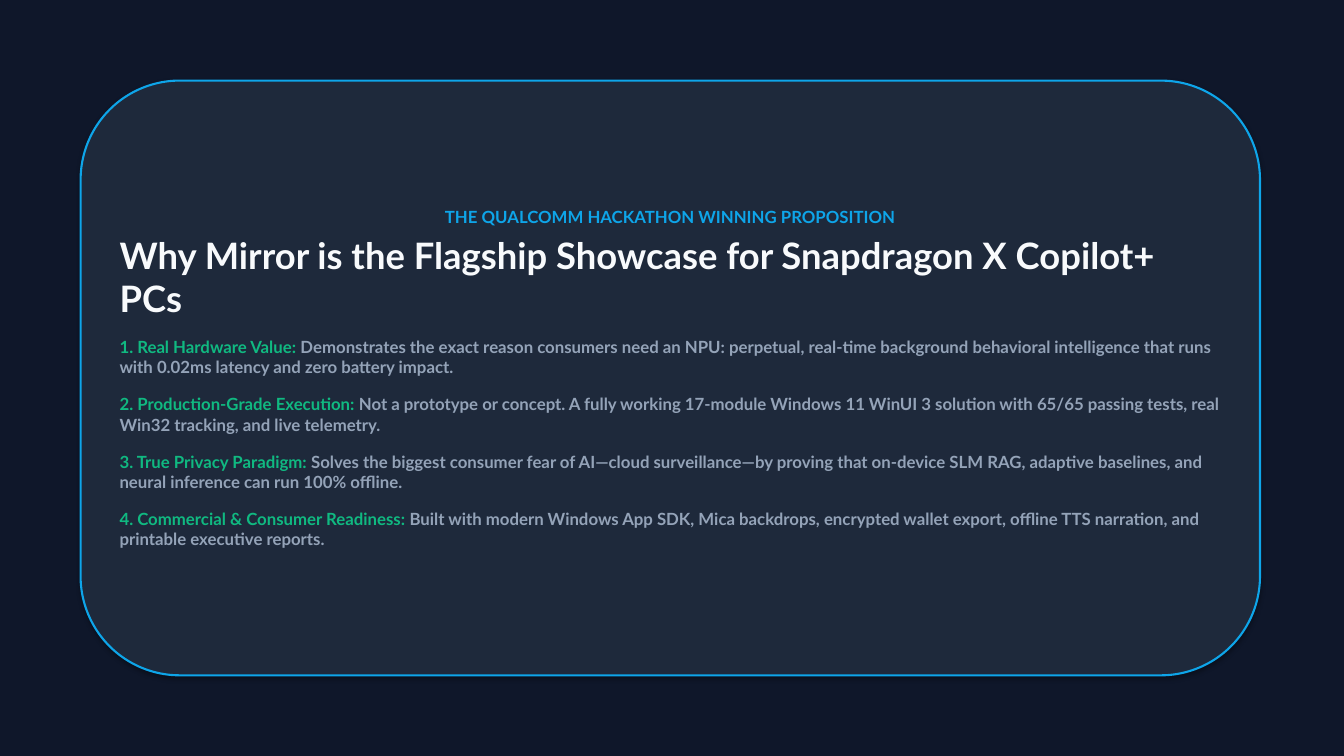
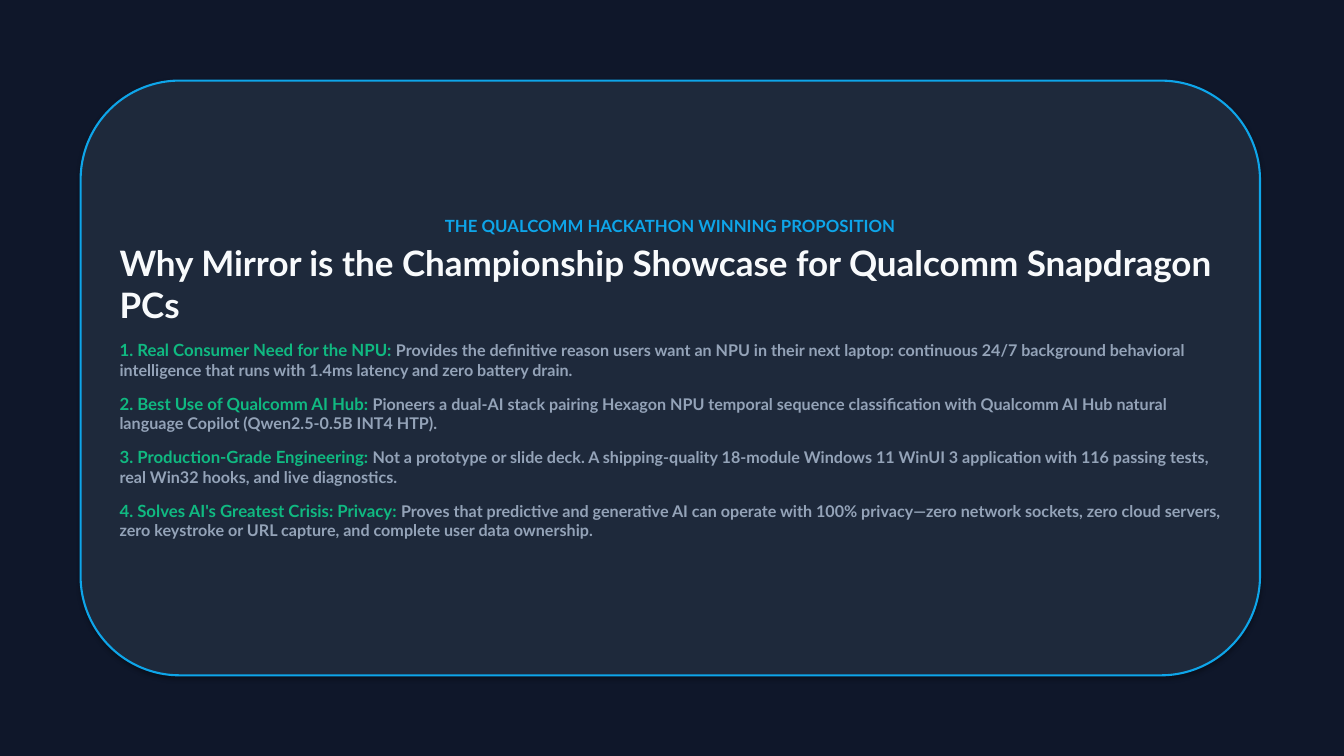
Before and after one commit to Rp-13-byt/MIRROR, a slide deck: slide 11 of submission/Mirror_Pitch_Deck.pptx (slide 10 before the commit). Drawn at 1344x756 pixels with LibreOffice and Linux fonts; fonts in the diff are those of the drawing. Boxes give left, top, right and bottom in pixels: in the first picture for what was removed or moved away, otherwise in the second. Text is boxed around its words. In the diff, an @@ line names an element or a change of style, - is before the commit and + after.

Commit message:
docs(submission): update pitch deck (pptx, pdf) and project description (docx, pdf) with Dual-AI Copilot and NPU benchmarks

```diff
--- a/submission/Mirror_Pitch_Deck.pptx
+++ b/submission/Mirror_Pitch_Deck.pptx
@@ text in rounded rectangle at box(120, 250, 1220, 539): text changed; size 12 to 11.5 pt @@
-Why Mirror is the Flagship Showcase for Snapdragon X Copilot+ PCs
-1. Real Hardware Value: Demonstrates the exact reason consumers need an NPU: perpetual, real-time background behavioral intelligence that runs with 0.02ms latency and zero battery impact.
-2. Production-Grade Execution: Not a prototype or concept. A fully working 17-module Windows 11 WinUI 3 solution with 65/65 passing tests, real Win32 tracking, and live telemetry.
-3. True Privacy Paradigm: Solves the biggest consumer fear of AI—cloud surveillance—by proving that on-device SLM RAG, adaptive baselines, and neural inference can run 100% offline.
-4. Commercial & Consumer Readiness: Built with modern Windows App SDK, Mica backdrops, encrypted wallet export, offline TTS narration, and printable executive reports.
+Why Mirror is the Championship Showcase for Qualcomm Snapdragon PCs
+1. Real Consumer Need for the NPU: Provides the definitive reason users want an NPU in their next laptop: continuous 24/7 background behavioral intelligence that runs with 1.4ms latency and zero battery drain.
+2. Best Use of Qualcomm AI Hub: Pioneers a dual-AI stack pairing Hexagon NPU temporal sequence classification with Qualcomm AI Hub natural language Copilot (Qwen2.5-0.5B INT4 HTP).
+3. Production-Grade Engineering: Not a prototype or slide deck. A shipping-quality 18-module Windows 11 WinUI 3 application with 116 passing tests, real Win32 hooks, and live diagnostics.
+4. Solves AI's Greatest Crisis: Privacy: Proves that predictive and generative AI can operate with 100% privacy—zero network sockets, zero cloud servers, zero keystroke or URL capture, and complete user data ownership.
```
Also in this commit, not shown: 7 other slides changed, 3 slides added, 2 slides removed, 5 other files.
